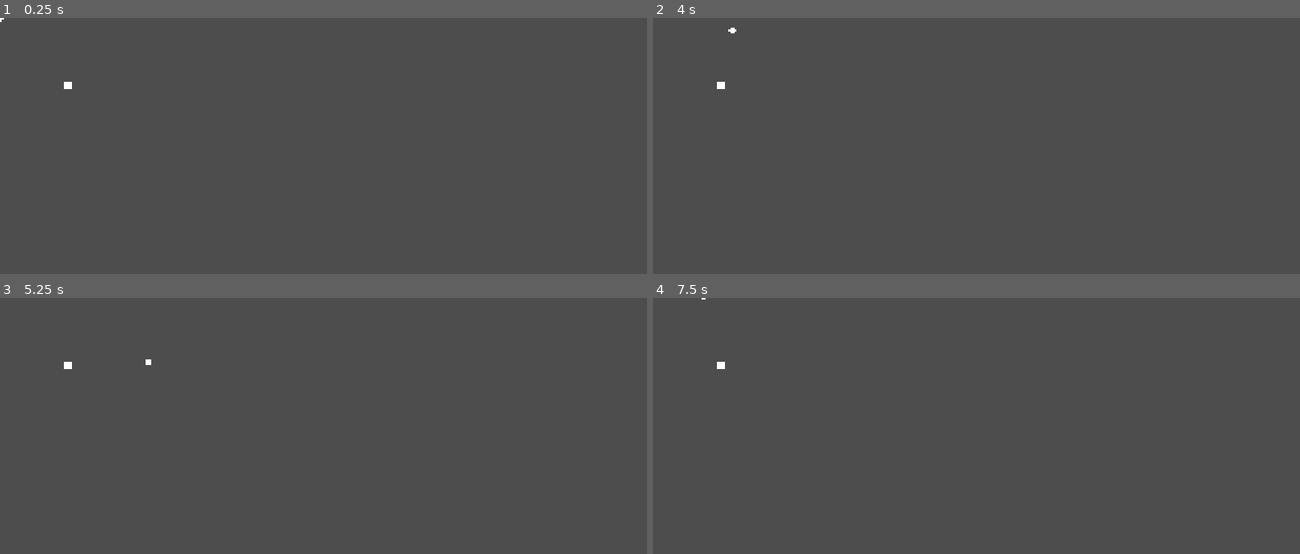
Above: before the commit, frames 1-4 (two rows, left to right).
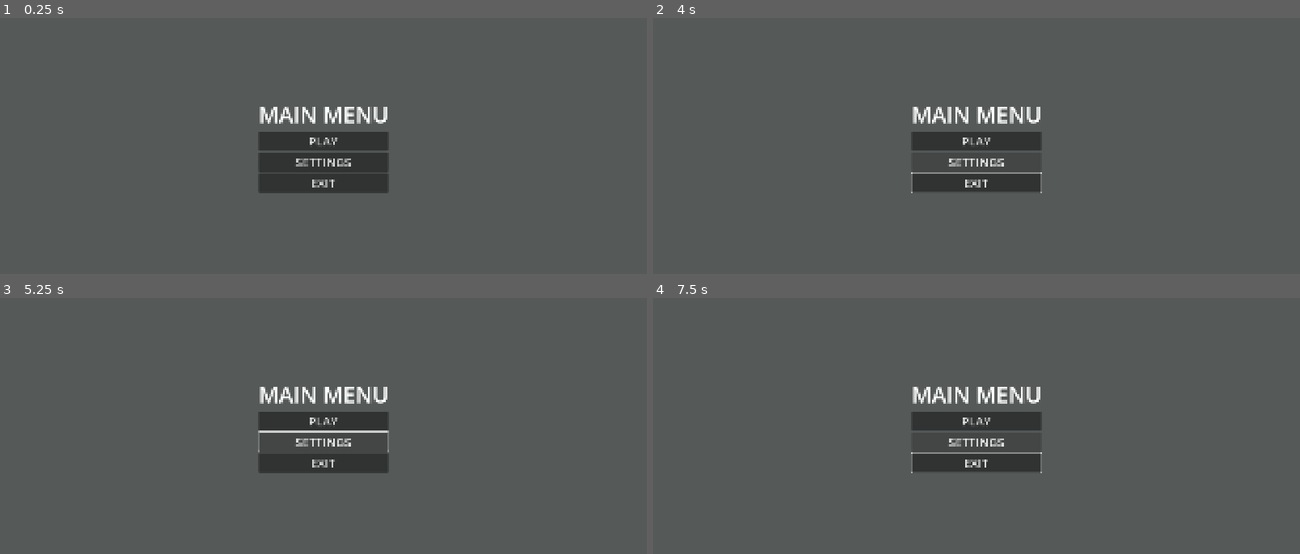
Above: after the commit, the same moments.

Repository: Shinee388/2d-strategy-fighting
Game: Godot game, scene res://game.tscn
The game is run twice, just before and just after one commit, with the same random seed, the same clock (stepped at 60 frames per second) and the same inputs. Before the commit the project starts from res://arena/Arena.tscn.
Inputs (mouse positions are in pixels of both pictures, inside the frame that each line leads up to):
- Up to frame 1 (0.25 s): no input
- Up to frame 2 (4 s): click (976, 140) at 0.5 s, where only the run after the commit has a clickable "PLAY"; click (976, 140) at 1.25 s, where only the run after the commit has a clickable "PLAY"; click (976, 161) at 2 s, where only the run after the commit has a clickable "SETTINGS"; hold Right (ui_right) 2.78-3.53 s; tap F at 2.85 s; hold Down (ui_down) from 3.53 s (still down); tap 1 at 3.6 s
- Up to frame 3 (5.25 s): release Down (ui_down) at 4.28 s; hold Right (ui_right) 4.28-5.03 s; tap 2 at 4.35 s; hold Up (ui_up) from 5.03 s (still down); tap 3 at 5.1 s
- Up to frame 4 (7.5 s): release Up (ui_up) at 5.78 s; hold Left (ui_left) 5.78-7.28 s; tap F at 5.85 s; tap 1 at 6.6 s; hold Down (ui_down) from 7.28 s (still down); tap 2 at 7.35 s

The runs differ from the first frame. In frame 1, 5.0% of the frame differs, in the area x 0-60%, y 0-68%; in frame 2, 3.9%; in frame 3, 3.9%; in frame 4, 3.9%.
Error after the commit: Invalid assignment of property or key 'player_count' with value of type 'int' on a base object of type 'Control'. (res://game.gd:40)

Commit message:
..

Diff:
--- a/game.gd
+++ b/game.gd
@@ -1,8 +1,8 @@
 extends Node2D
 
-const MAIN_MENU_SCENE := preload("res://main_menu.tscn")
-const SELECTION_SCENE := preload("res://selection.tscn")
-const ARENA_SCENE := preload("res://Arena.tscn")
+const MAIN_MENU_SCENE := preload("res://mainmenu/main_menu.tscn")
+const SELECTION_SCENE := preload("res://selection/selection.tscn")
+const ARENA_SCENE := preload("res://arena/Arena.tscn")
 
 const PLAYER_COUNT: int = 2
 
--- a/project.godot
+++ b/project.godot
@@ -11,7 +11,7 @@
 [application]
 
 config/name="2dStrategyFighting"
-run/main_scene="res://arena/Arena.tscn"
+run/main_scene="uid://cdpqeq8a6vl7u"
 config/features=PackedStringArray("4.7", "Forward Plus")
 config/icon="res://icon.svg"
 
